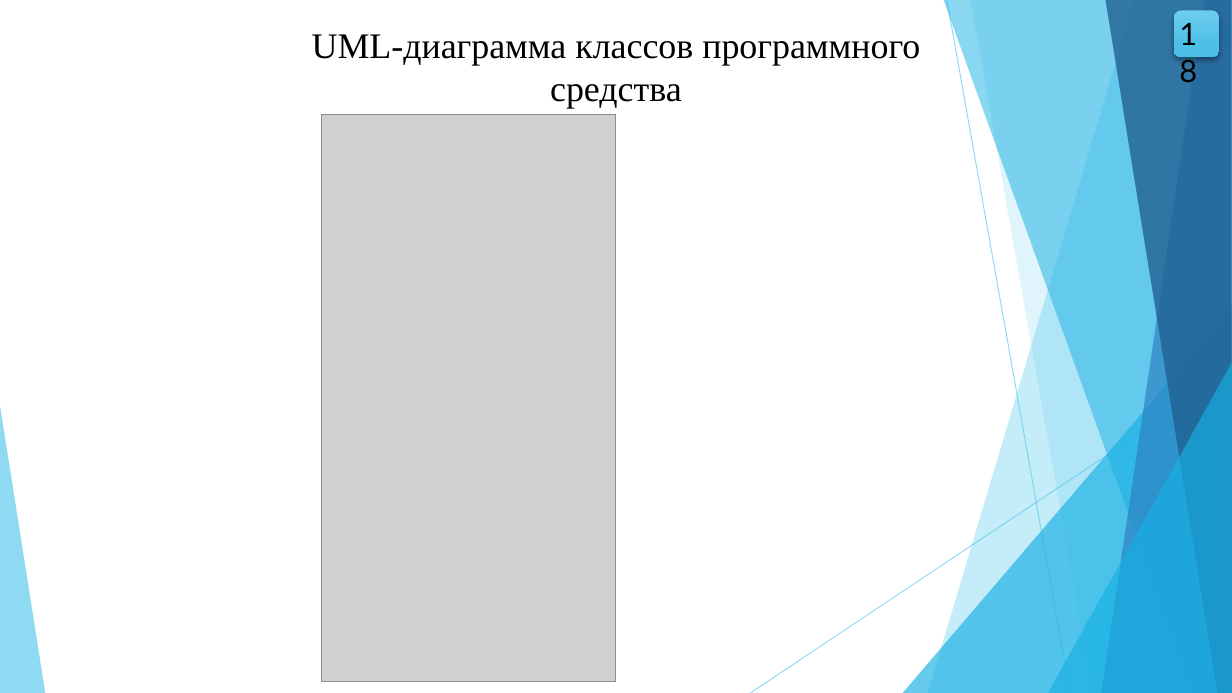
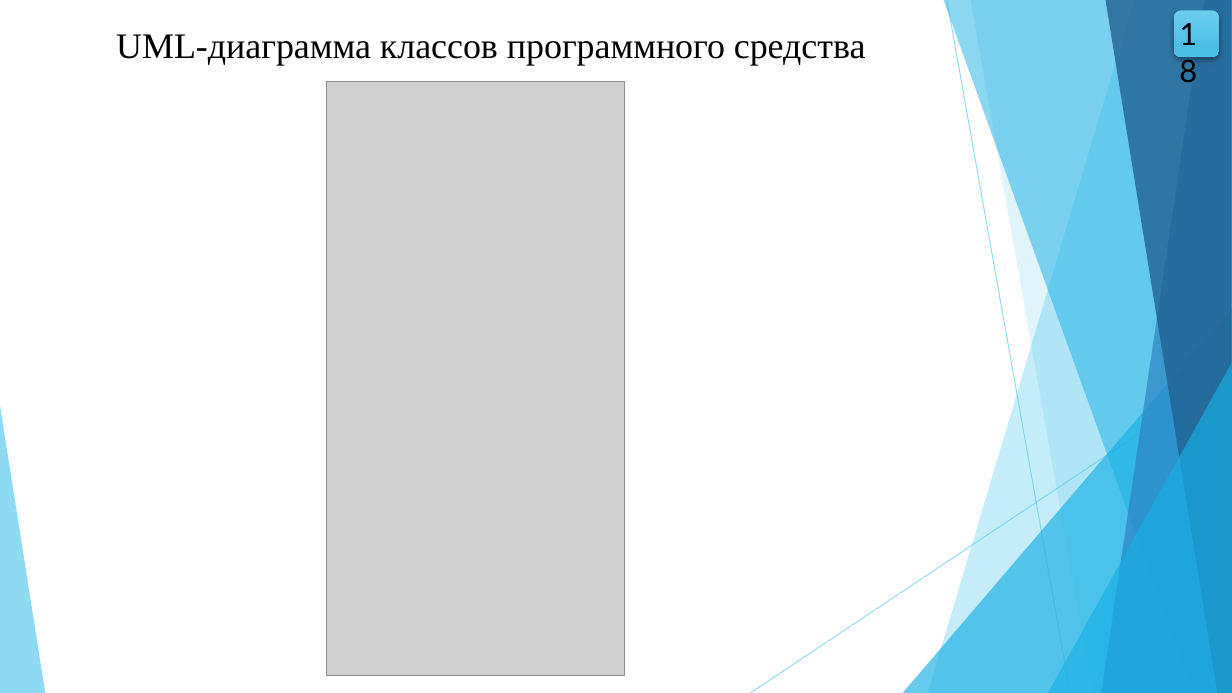
Before and after one commit to wolfufu/EpidemicModelsApp, a slide deck: slide 18 of VKR_Volkova_VMO41.pptx. Drawn at 1232x693 pixels with LibreOffice and Linux fonts; fonts in the diff are those of the drawing; grey boxes stand for pictures. Boxes give left, top, right and bottom in pixels: in the first picture for what was removed or moved away, otherwise in the second. Text is boxed around its words. In the diff, an @@ line names an element or a change of style, - is before the commit and + after.

```diff
--- a/VKR_Volkova_VMO41.pptx
+++ b/VKR_Volkova_VMO41.pptx
@@ text "UML-диаграмма классов программного средства" rewrapped from (312,34,920,108) to (116,34,866,65) @@
@@ picture: place and size @@
-picture at (322,114,616,681)
+picture at (326,81,624,676)
```
Also in this commit, not shown: 13 other slides changed, 13 other files.
